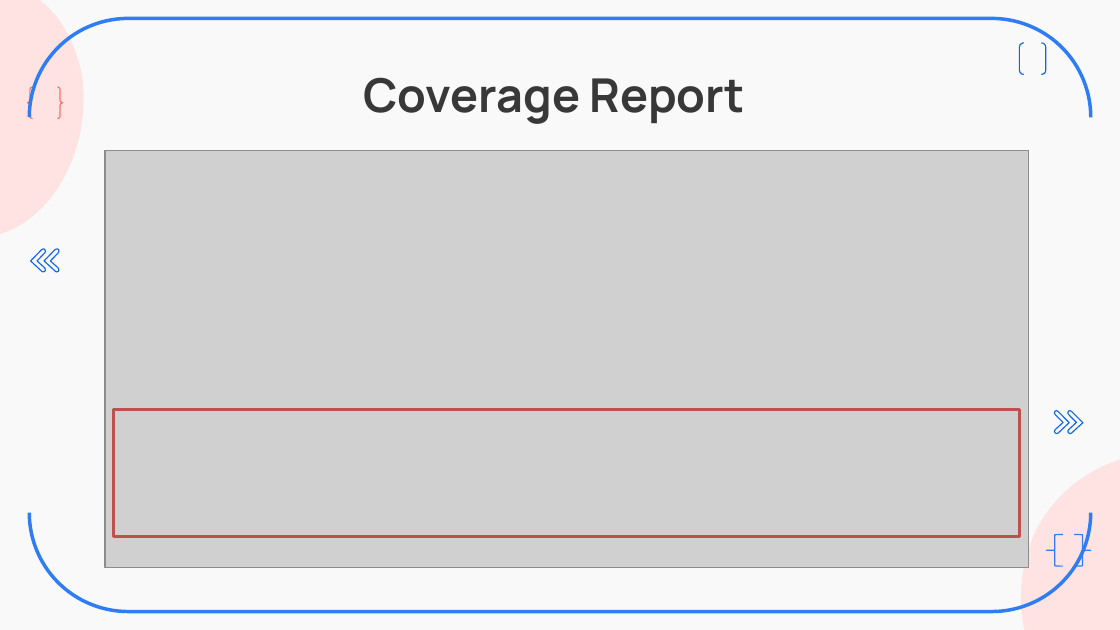
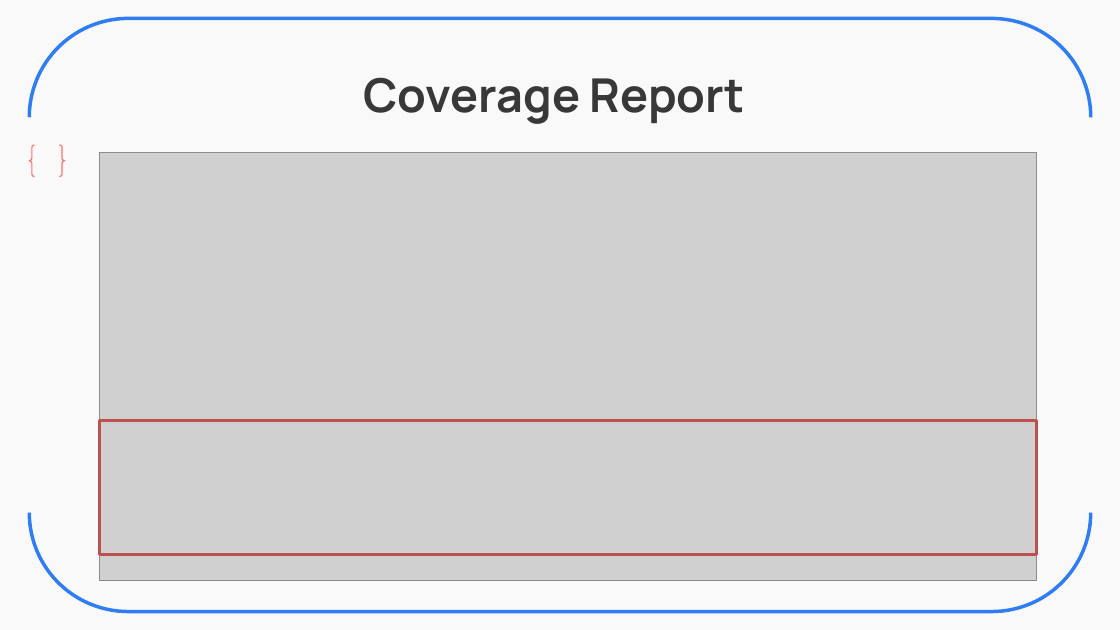
Before and after one commit to ZavierHuang/RESTFUL-API-DESIGN, a slide deck: slide 16 of 黃昱叡_SW2_Backend_Practice.pptx (slide 15 before the commit). Drawn at 1120x630 pixels with LibreOffice and Linux fonts; fonts in the diff are those of the drawing; grey boxes stand for pictures. Boxes give left, top, right and bottom in pixels: in the first picture for what was removed or moved away, otherwise in the second. Text is boxed around its words. In the diff, an @@ line names an element or a change of style, - is before the commit and + after.

```diff
--- a/黃昱叡_SW2_Backend_Practice.pptx
+++ b/黃昱叡_SW2_Backend_Practice.pptx
@@ freeform shape removed at (0,0,93,239) @@
@@ bracket pair removed at (1019,43,1046,74) @@
@@ brace pair: place and size @@
-brace pair at (27,87,63,119)
+brace pair at (29,144,65,176)
@@ picture: place and size @@
-picture at (105,150,1028,568)
+picture at (100,152,1036,581)
@@ freeform shape removed at (30,249,45,272) @@
@@ freeform shape removed at (44,249,59,272) @@
@@ freeform shape removed at (969,389,1120,630) @@
@@ freeform shape removed at (1054,411,1068,435) @@
@@ freeform shape removed at (1067,411,1083,435) @@
@@ rectangle: place and size @@
-rectangle at (114,410,1020,536)
+rectangle at (100,421,1036,554)
@@ left brace removed at (1046,534,1063,566) @@
@@ left brace removed at (1074,534,1091,566) @@
```
Also in this commit, not shown: 17 other slides changed, 1 slide added, 2 other files.
